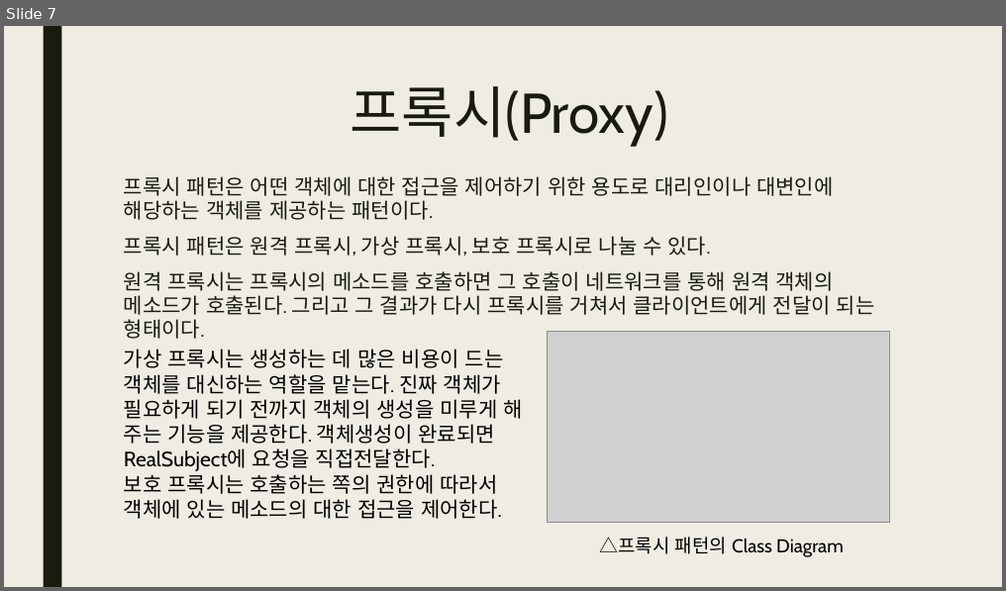
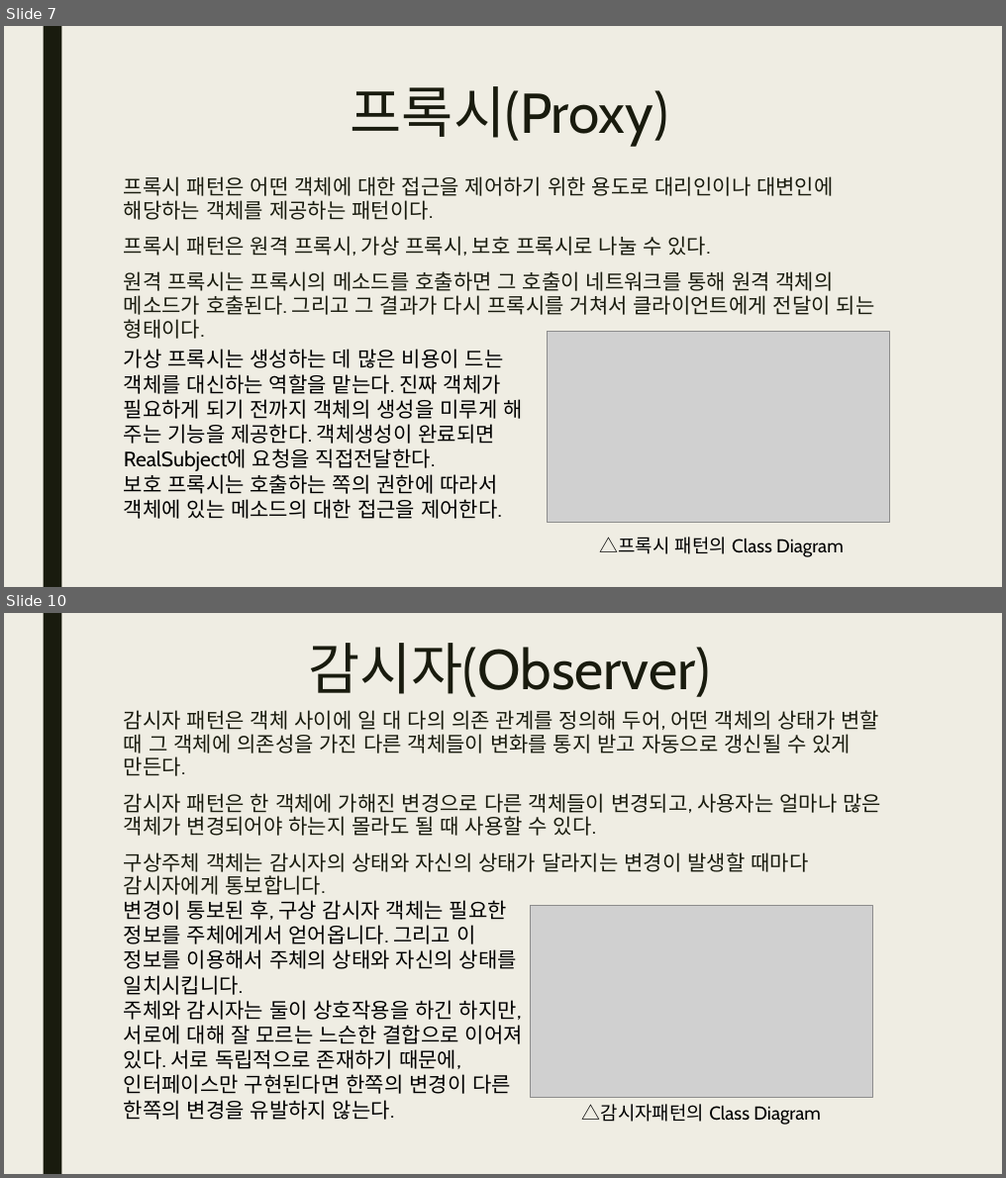
Before and after one commit to tonnac/Study_0, a slide deck: Design_Pattern.pptx. Shown one above the other, each under a label of ours: slide 7 before the commit, slides 7 and 10 after it; the slides between them are not shown. The pictures are 1006x591 and 1006x1178 pixels, drawn with LibreOffice and Linux fonts; fonts in the diff are those of the drawing; grey boxes stand for pictures. Boxes give left, top, right and bottom in pixels: in the first picture for what was removed or moved away, otherwise in the second. Text is boxed around its words. In the diff, an @@ line names an element or a change of style, - is before the commit and + after.

```diff
--- a/Design_Pattern.pptx
+++ b/Design_Pattern.pptx
@@ slide 10 added at bbox=[4, 613, 1002, 1174], background #EFEDE3; not listed: 1 template element that a slide beside it also shows @@
@@ title added at bbox=[308, 643, 710, 697], 54 pt, text #191B0E @@
+감시자(Observer)
@@ text added at bbox=[124, 710, 881, 895], 20 pt, text #191B0E @@
+감시자 패턴은 객체 사이에 일 대 다의 의존 관계를 정의해 두어, 어떤 객체의 상태가 변할 때 그 객체에 의존성을 가진 다른 객체들이 변화를 통지 받고 자동으로 갱신될 수 있게 만든다.
+감시자 패턴은 한 객체에 가해진 변경으로 다른 객체들이 변경되고, 사용자는 얼마나 많은 객체가 변경되어야 하는지 몰라도 될 때 사용할 수 있다.
+구상주체 객체는 감시자의 상태와 자신의 상태가 달라지는 변경이 발생할 때마다 감시자에게 통보합니다.
@@ text added at bbox=[124, 900, 523, 1120], 20 pt, text #000000 @@
+변경이 통보된 후, 구상 감시자 객체는 필요한 정보를 주체에게서 얻어옵니다. 그리고 이 정보를 이용해서 주체의 상태와 자신의 상태를 일치시킵니다.
+주체와 감시자는 둘이 상호작용을 하긴 하지만, 서로에 대해 잘 모르는 느슨한 결합으로 이어져 있다. 서로 독립적으로 존재하기 때문에, 인터페이스만 구현된다면 한쪽의 변경이 다른 한쪽의 변경을 유발하지 않는다.
@@ picture added at bbox=[531, 906, 872, 1098] @@
@@ text added at bbox=[582, 1104, 821, 1125], 18 pt, text #000000 @@
+△감시자패턴의 Class Diagram
```
Also in this commit, not shown: 4 other slides added.
